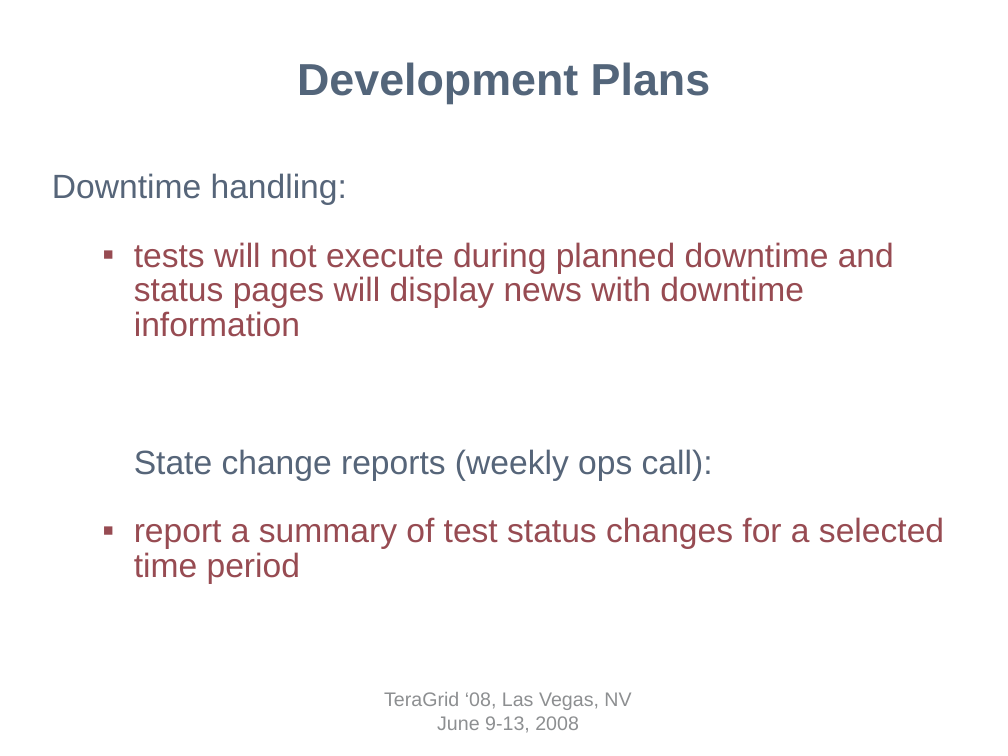
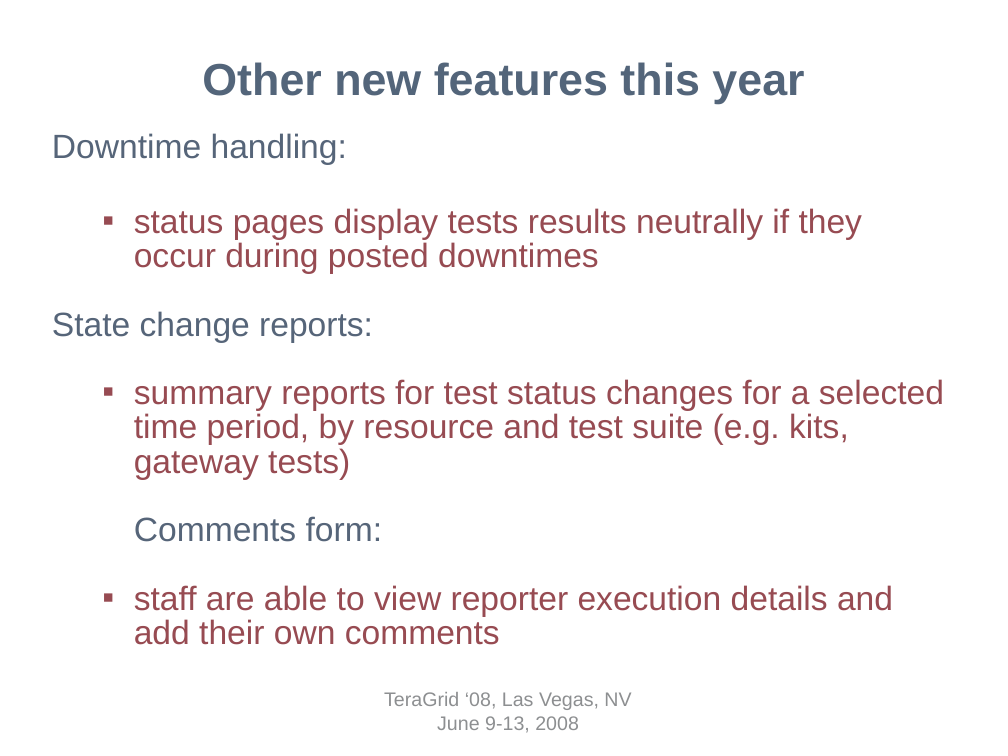
Before and after one commit to IncaProject/inca-xsede, a slide deck: slide 14 of talks/tg08/inca-tg08.ppt (slide 15 before the commit). Drawn at 1008x756 pixels with LibreOffice and Linux fonts; fonts in the diff are those of the drawing; background and template pictures are left out. Boxes give left, top, right and bottom in pixels: in the first picture for what was removed or moved away, otherwise in the second. Text is boxed around its words. In the diff, an @@ line names an element or a change of style, - is before the commit and + after.

```diff
--- a/talks/tg08/inca-tg08.ppt
+++ b/talks/tg08/inca-tg08.ppt
@@ title at box(202, 62, 804, 104): text changed @@
-Development Plans
+Other new features this year
@@ text at box(52, 208, 944, 645): text changed @@
-  ▪ tests will not execute during planned downtime and status pages will display news with downtime information
-State change reports (weekly ops call):
-  ▪ report a summary of test status changes for a selected time period
+  ▪ status pages display tests results neutrally if they occur during posted downtimes
+State change reports:
+  ▪ summary reports for test status changes for a selected time period, by resource and test suite (e.g. kits, gateway tests)
+Comments form:
+  ▪ staff are able to view reporter execution details and add their own comments
```
Also in this commit, not shown: 5 other slides changed, 3 slides added, 8 slides removed.
